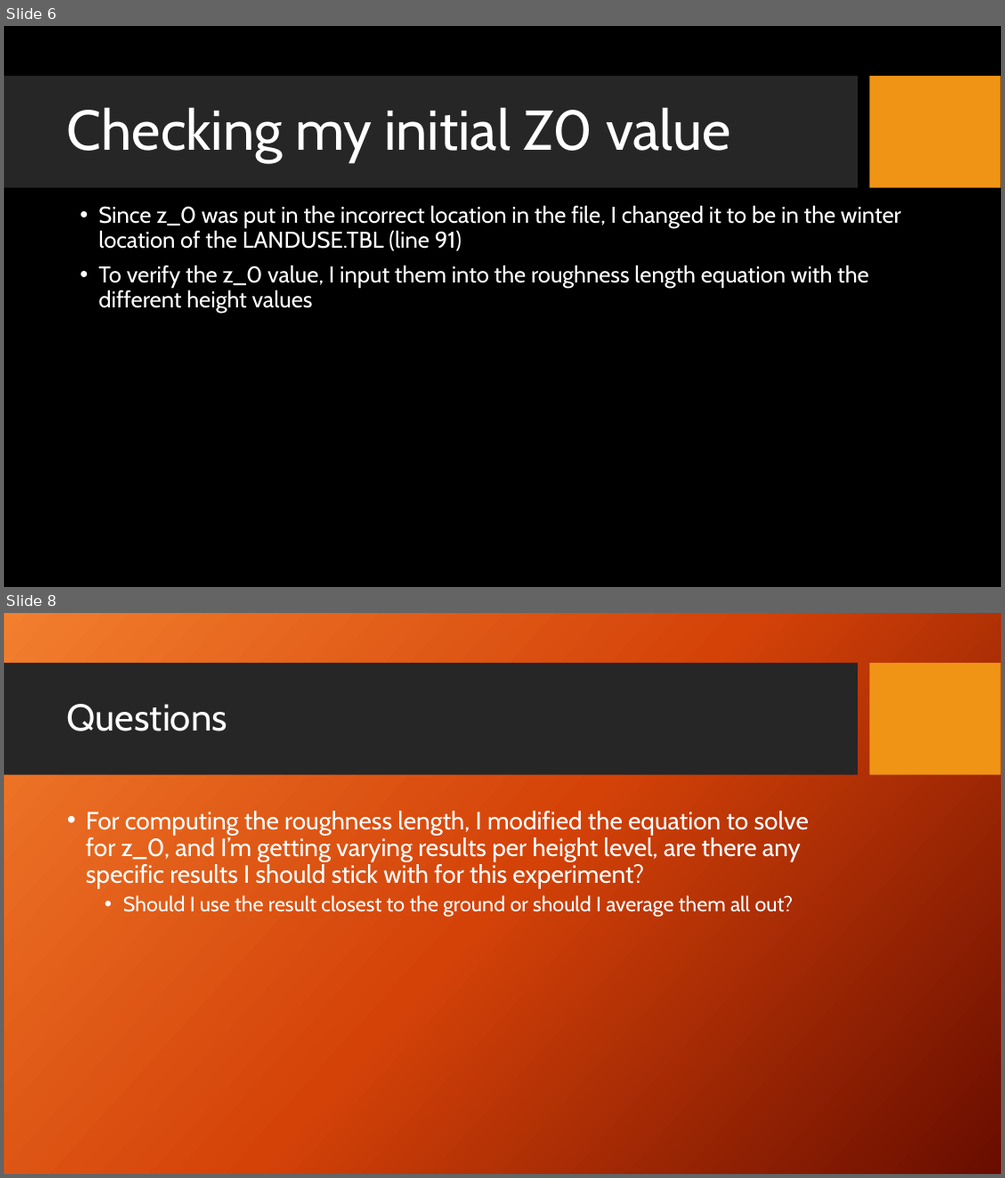
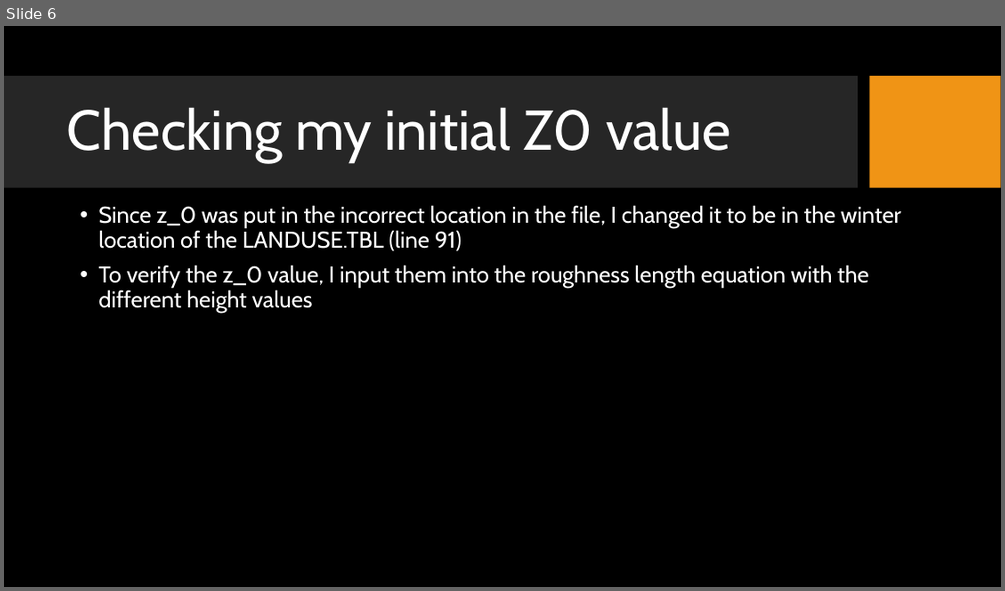
Before and after one commit to Jeremy-Benik/Meeting_Notes, a slide deck: 08192022_Presentation.pptx. Shown one above the other, each under a label of ours: slides 6 and 8 before the commit, slide 6 after it; the slides between them are not shown. The pictures are 1005x1178 and 1005x591 pixels, drawn with LibreOffice and Linux fonts; fonts in the diff are those of the drawing; background and template pictures are left out. Boxes give left, top, right and bottom in pixels: in the first picture for what was removed or moved away, otherwise in the second. Text is boxed around its words. In the diff, an @@ line names an element or a change of style, - is before the commit and + after.

```diff
--- a/08192022_Presentation.pptx
+++ b/08192022_Presentation.pptx
@@ slide 8 removed at [4,613,1001,1174], background picture (left out); not listed: 2 template elements that a slide beside it also shows @@
@@ title removed at [67,704,227,731] @@
-Questions
@@ text removed at [86,811,809,916] @@
-• For computing the roughness length, I modified the equation to solve for z_0, and I’m getting varying results per height level, are there any specific results I should stick with for this experiment?
-  • Should I use the result closest to the ground or should I average them all out?
```
Also in this commit, not shown: 3 slides changed, 1 other file.
